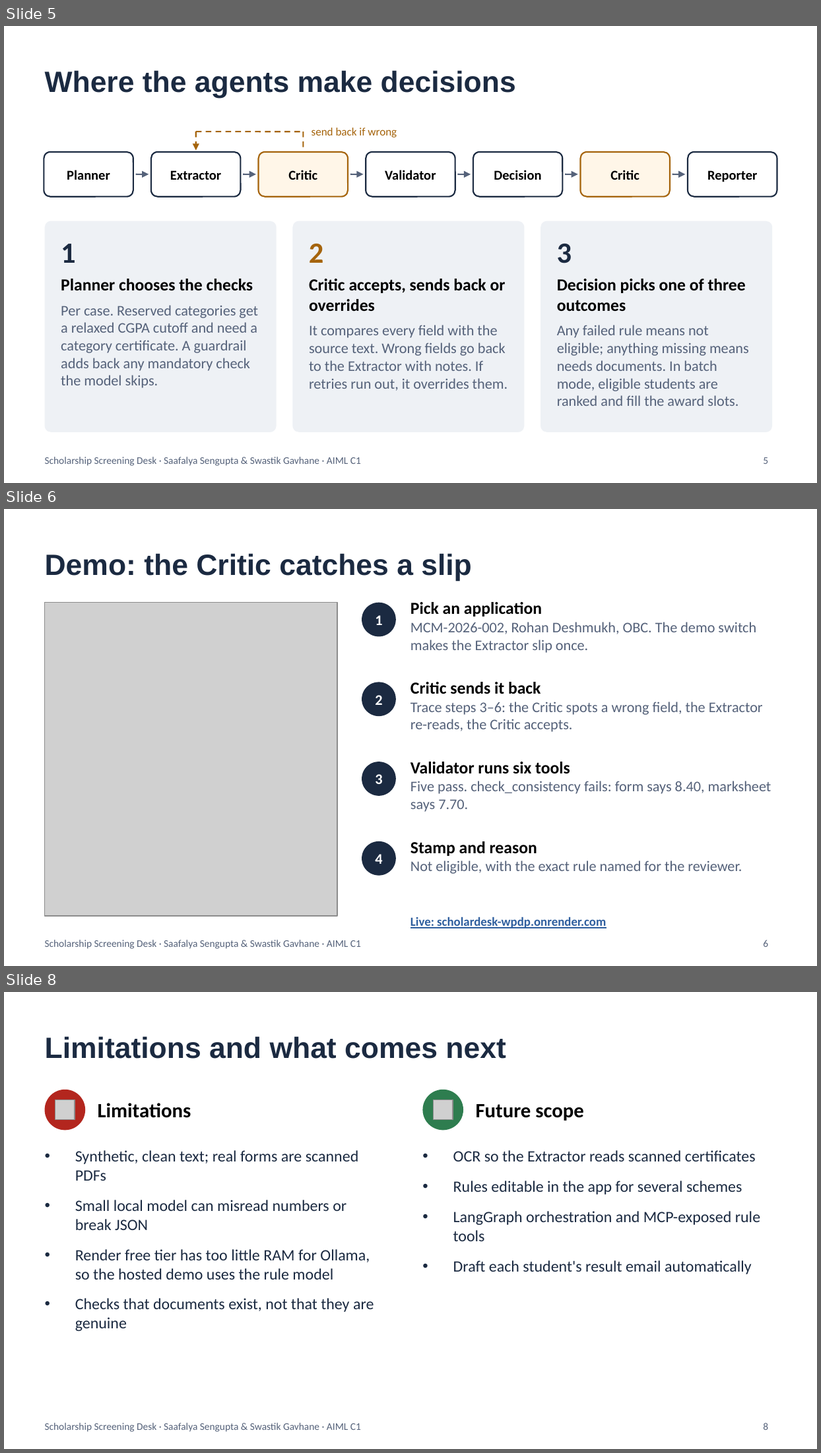
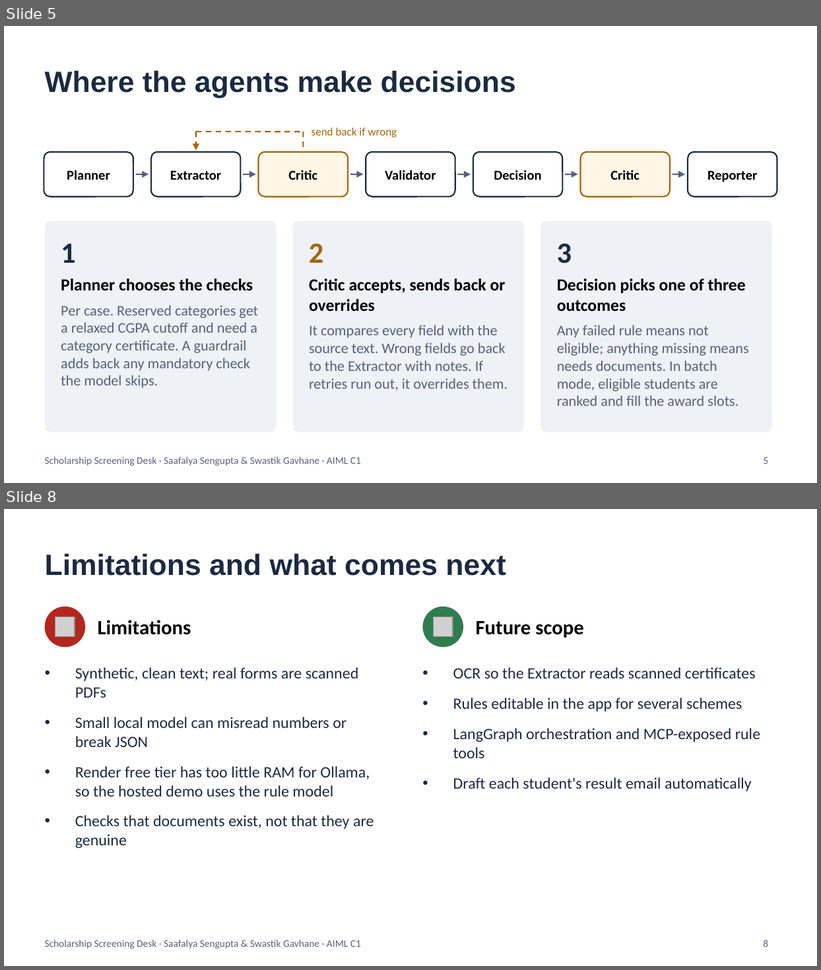
Before and after one commit to Saafalya/scholardesk-, a slide deck: docs/ScholarDesk_CA3.pptx. Shown one above the other, each under a label of ours: slides 5, 6 and 8 before the commit, slides 5 and 8 after it; the slides between them are not shown. The pictures are 821x1453 and 821x970 pixels, drawn with LibreOffice and Linux fonts; fonts in the diff are those of the drawing; grey boxes stand for pictures. Boxes give left, top, right and bottom in pixels: in the first picture for what was removed or moved away, otherwise in the second. Text is boxed around its words. In the diff, an @@ line names an element or a change of style, - is before the commit and + after.

```diff
--- a/docs/ScholarDesk_CA3.pptx
+++ b/docs/ScholarDesk_CA3.pptx
@@ slide 6 removed at <box>4,509,817,966</box>, background #FFFFFF; not listed: 1 template element that a slide beside it also shows @@
@@ title removed at <box>45,553,472,581</box> @@
-Demo: the Critic catches a slip
@@ picture removed at <box>45,603,337,916</box> @@
@@ ellipse removed at <box>362,603,396,636</box> @@
@@ text removed at <box>411,602,756,653</box> @@
-Pick an application
-MCM-2026-002, Rohan Deshmukh, OBC. The demo switch makes the Extractor slip once.
@@ text removed at <box>375,615,382,625</box> @@
-1
@@ ellipse removed at <box>362,682,396,716</box> @@
@@ text removed at <box>411,682,763,732</box> @@
-Critic sends it back
-Trace steps 3–6: the Critic spots a wrong field, the Extractor re-reads, the Critic accepts.
@@ text removed at <box>375,695,382,705</box> @@
-2
@@ ellipse removed at <box>362,762,396,796</box> @@
@@ text removed at <box>411,762,772,812</box> @@
-Validator runs six tools
-Five pass. check_consistency fails: form says 8.40, marksheet says 7.70.
@@ text removed at <box>375,774,382,784</box> @@
-3
@@ ellipse removed at <box>362,842,396,876</box> @@
@@ text removed at <box>411,842,742,874</box> @@
-Stamp and reason
-Not eligible, with the exact rule named for the reviewer.
@@ text removed at <box>375,854,382,864</box> @@
-4
@@ text removed at <box>411,917,606,929</box> @@
-Live: scholardesk-wpdp.onrender.com
@@ page number removed at <box>763,940,768,947</box> @@
-6
```
Also in this commit, not shown: 2 slides changed, 1 slide added, 13 other files.
